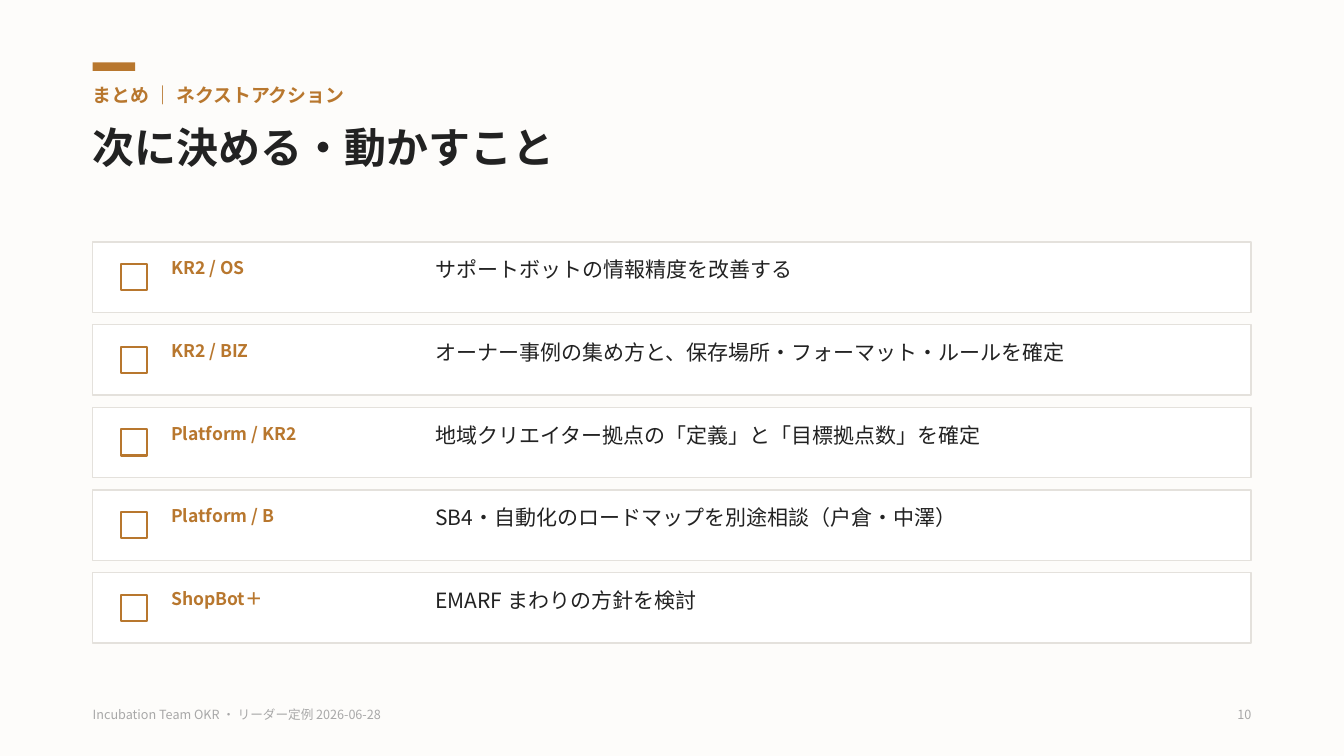
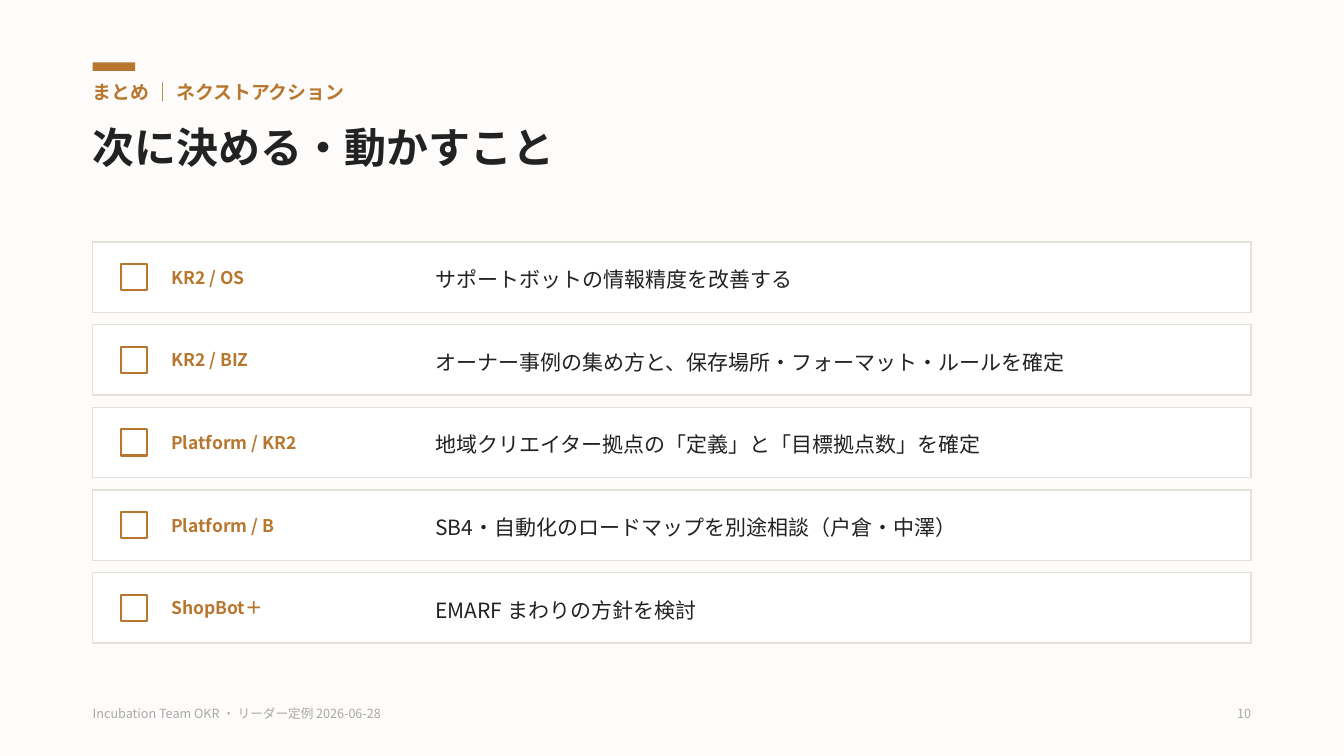
Before and after one commit to hajimetokura/claude_test, a slide deck: slide 10 of incubation-okr-q3-q4.pptx. Drawn at 1344x756 pixels with LibreOffice and Linux fonts; fonts in the diff are those of the drawing. Boxes give left, top, right and bottom in pixels: in the first picture for what was removed or moved away, otherwise in the second. Text is boxed around its words. In the diff, an @@ line names an element or a change of style, - is before the commit and + after.

```diff
--- a/incubation-okr-q3-q4.pptx
+++ b/incubation-okr-q3-q4.pptx
@@ background #FFFFFF to #FDFCFA @@
@@ rectangle removed at (0,0,1344,756) @@
@@ text "まとめ ｜ ネクストアクション" at (93,83,344,101): line spacing 1.12 to 1 @@
@@ text "KR2 / OS": place and size @@
-text "KR2 / OS" at (171,261,244,275)
+text "KR2 / OS" at (171,271,244,285)
@@ text "サポートボットの情報精度を改善する": place and size @@
-text "サポートボットの情報精度を改善する" at (435,259,792,279)
+text "サポートボットの情報精度を改善する" at (435,269,792,289)
@@ text "KR2 / BIZ": place and size @@
-text "KR2 / BIZ" at (171,344,248,357)
+text "KR2 / BIZ" at (171,353,248,366)
@@ text "オーナー事例の集め方と、保存場所・フォーマット・ルールを確定": place and size @@
-text "オーナー事例の集め方と、保存場所・フォーマット・ルールを確定" at (435,342,1064,362)
+text "オーナー事例の集め方と、保存場所・フォーマット・ルールを確定" at (435,352,1064,372)
@@ text "Platform / KR2": place and size @@
-text "Platform / KR2" at (171,426,296,441)
+text "Platform / KR2" at (171,435,296,450)
@@ vertical alignment top to middle in 5 elements at (435,517,956,537), (435,269,792,289), (435,352,1064,372), (435,600,696,620), (435,434,980,454) @@
@@ text "地域クリエイター拠点の「定義」と「目標拠点数」を確定": place and size @@
-text "地域クリエイター拠点の「定義」と「目標拠点数」を確定" at (435,425,980,445)
+text "地域クリエイター拠点の「定義」と「目標拠点数」を確定" at (435,434,980,454)
@@ text "Platform / B": place and size @@
-text "Platform / B" at (171,508,274,523)
+text "Platform / B" at (171,518,274,533)
@@ text "SB4・自動化のロードマップを別途相談（戸倉・中澤）": place and size @@
-text "SB4・自動化のロードマップを別途相談（戸倉・中澤）" at (435,507,956,527)
+text "SB4・自動化のロードマップを別途相談（戸倉・中澤）" at (435,517,956,537)
@@ line spacing 1.12 to 1; vertical alignment top to middle in 5 elements at (171,271,244,285), (171,353,248,366), (171,435,296,450), (171,518,274,533), (171,600,262,618) @@
@@ text "ShopBot＋": place and size @@
-text "ShopBot＋" at (171,591,262,609)
+text "ShopBot＋" at (171,600,262,618)
@@ text "EMARF まわりの方針を検討": place and size @@
-text "EMARF まわりの方針を検討" at (435,590,696,610)
+text "EMARF まわりの方針を検討" at (435,600,696,620)
@@ text "10" at (1237,709,1251,718): line spacing 1.12 to 1 @@
```
Also in this commit, not shown: 9 other slides changed, 5 other files.
